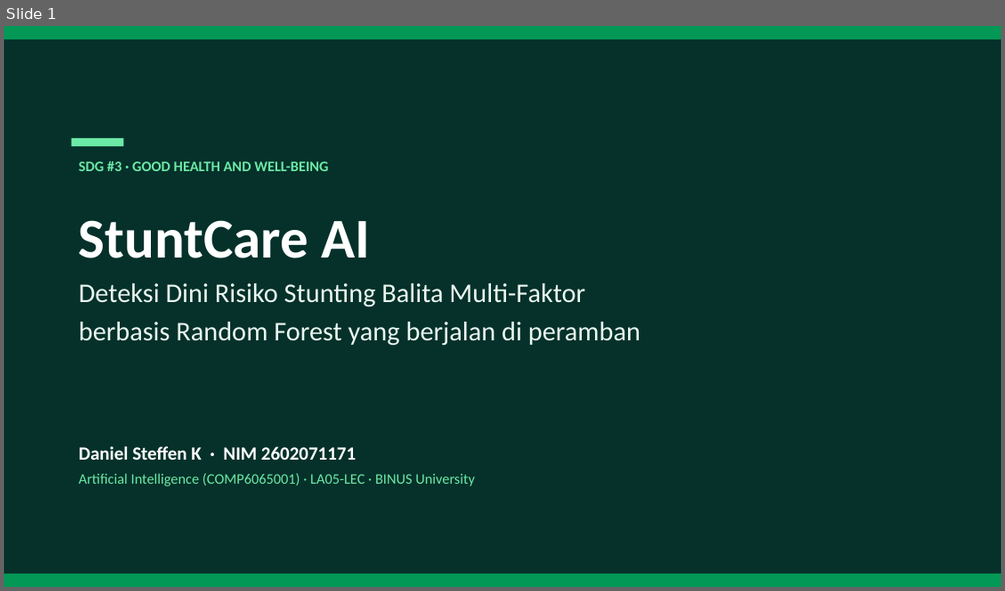
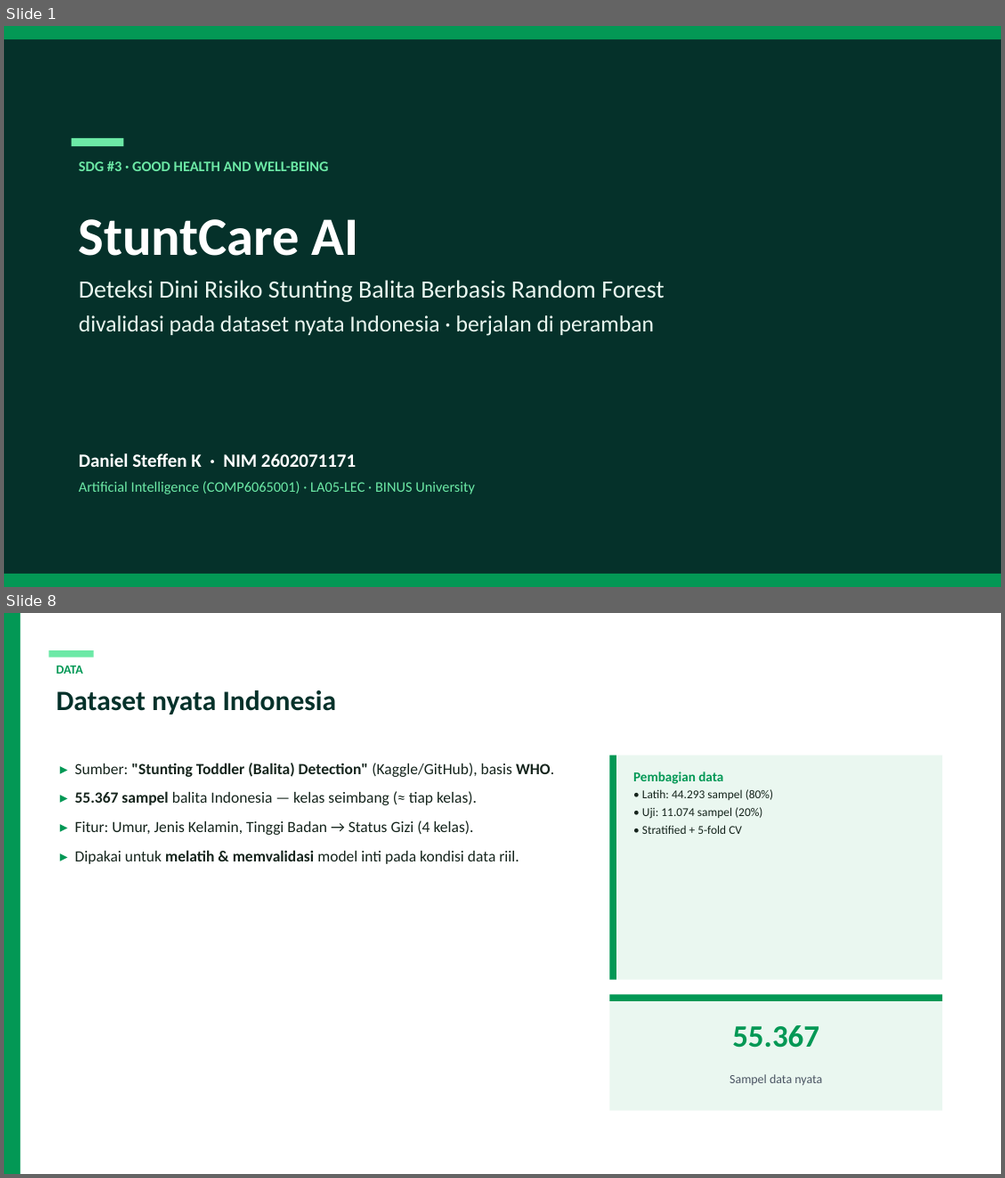
Before and after one commit to steffenkwik/machinelearning-ai, a slide deck: StuntCare_AI_Presentation.pptx. Shown one above the other, each under a label of ours: slide 1 before the commit, slides 1 and 8 after it; the slides between them are not shown. The pictures are 1005x591 and 1005x1178 pixels, drawn with LibreOffice and Linux fonts; fonts in the diff are those of the drawing. Boxes give left, top, right and bottom in pixels: in the first picture for what was removed or moved away, otherwise in the second. Text is boxed around its words. In the diff, an @@ line names an element or a change of style, - is before the commit and + after.

```diff
--- a/StuntCare_AI_Presentation.pptx
+++ b/StuntCare_AI_Presentation.pptx
@@ slide 8 added at bbox=[4, 613, 1001, 1174], background #FFFFFF @@
@@ rectangle added at bbox=[4, 613, 20, 1174], fill #039855 @@
@@ rectangle added at bbox=[48, 650, 94, 657], fill #6CE9A6 @@
@@ text added at bbox=[57, 666, 83, 674], 12 pt, text #039855, bold @@
+DATA
@@ text added at bbox=[57, 690, 337, 714], 27 pt, text #05312A, bold @@
+Dataset nyata Indonesia
@@ text added at bbox=[75, 763, 554, 864], 15 pt, text #15241C @@
+▸ Sumber: "Stunting Toddler (Balita) Detection" (Kaggle/GitHub), basis WHO.
+▸ 55.367 sampel balita Indonesia — kelas seimbang (≈ tiap kelas).
+▸ Fitur: Umur, Jenis Kelamin, Tinggi Badan → Status Gizi (4 kelas).
+▸ Dipakai untuk melatih & memvalidasi model inti pada kondisi data riil.
@@ rectangle added at bbox=[610, 755, 942, 980], fill #EAF7F0 @@
@@ rectangle added at bbox=[610, 755, 616, 980], fill #039855 @@
@@ text added at bbox=[633, 771, 773, 834], 11.5 pt, text #15241C @@
+Pembagian data
+• Latih: 44.293 sampel (80%)
+• Uji: 11.074 sampel (20%)
+• Stratified + 5-fold CV
@@ rectangle added at bbox=[610, 995, 942, 1111], fill #EAF7F0 @@
@@ rectangle added at bbox=[610, 995, 942, 1001], fill #039855 @@
@@ text added at bbox=[732, 1025, 819, 1047], 30 pt, text #039855, bold @@
+55.367
@@ text added at bbox=[729, 1074, 822, 1085], 12 pt, text #4B5563 @@
+Sampel data nyata
@@ slide 1 changed as well @@
@@ text at bbox=[79, 219, 359, 256]: size 54 to 52 pt in "StuntCare AI" @@
@@ text at bbox=[79, 280, 664, 336]: text changed; size 26 to 22 pt @@
-Deteksi Dini Risiko Stunting Balita Multi-Faktor
-berbasis Random Forest yang berjalan di peramban
+Deteksi Dini Risiko Stunting Balita Berbasis Random Forest
+divalidasi pada dataset nyata Indonesia · berjalan di peramban
@@ text "Daniel Steffen K · NIM ...": place and size @@
-text "Daniel Steffen K · NIM ..." at bbox=[79, 446, 475, 486]
+text "Daniel Steffen K · NIM ..." at bbox=[79, 453, 475, 494]
```
Also in this commit, not shown: 6 other slides changed, 9 other slides added, 7 slides removed, 32 other files.
